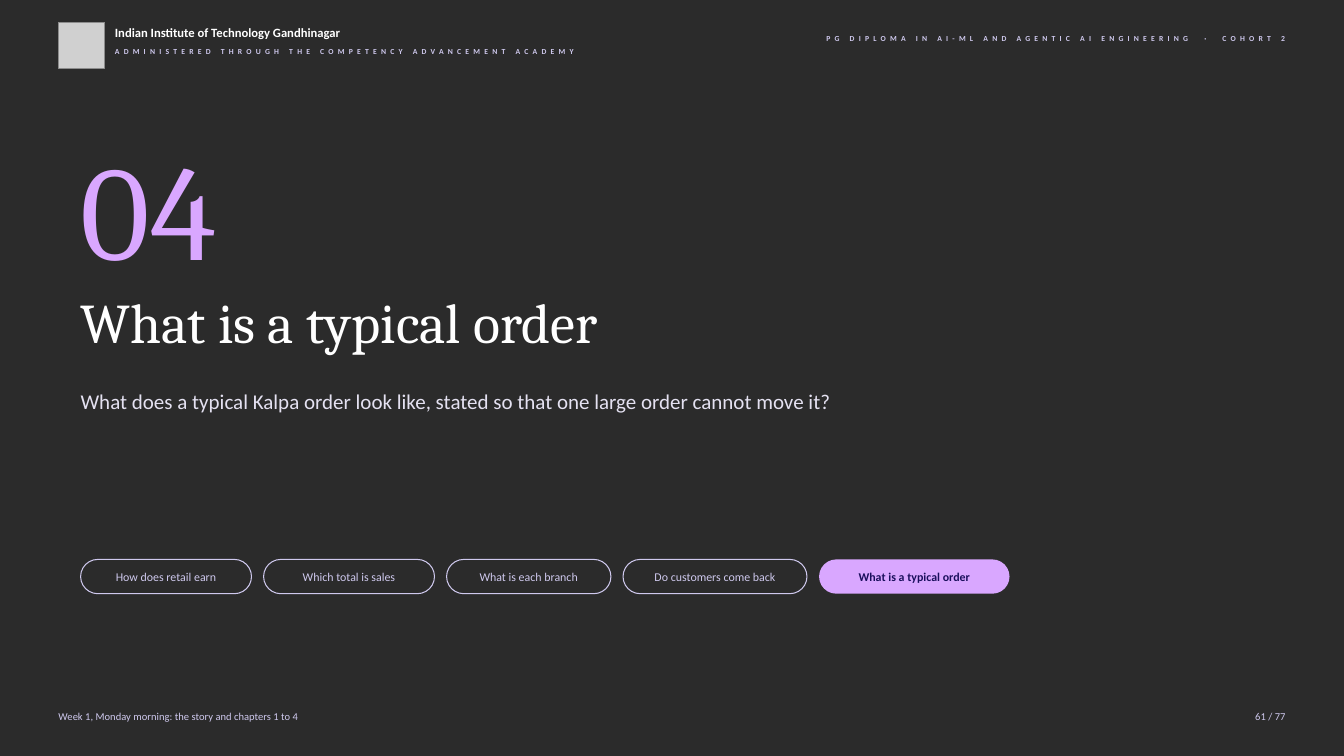
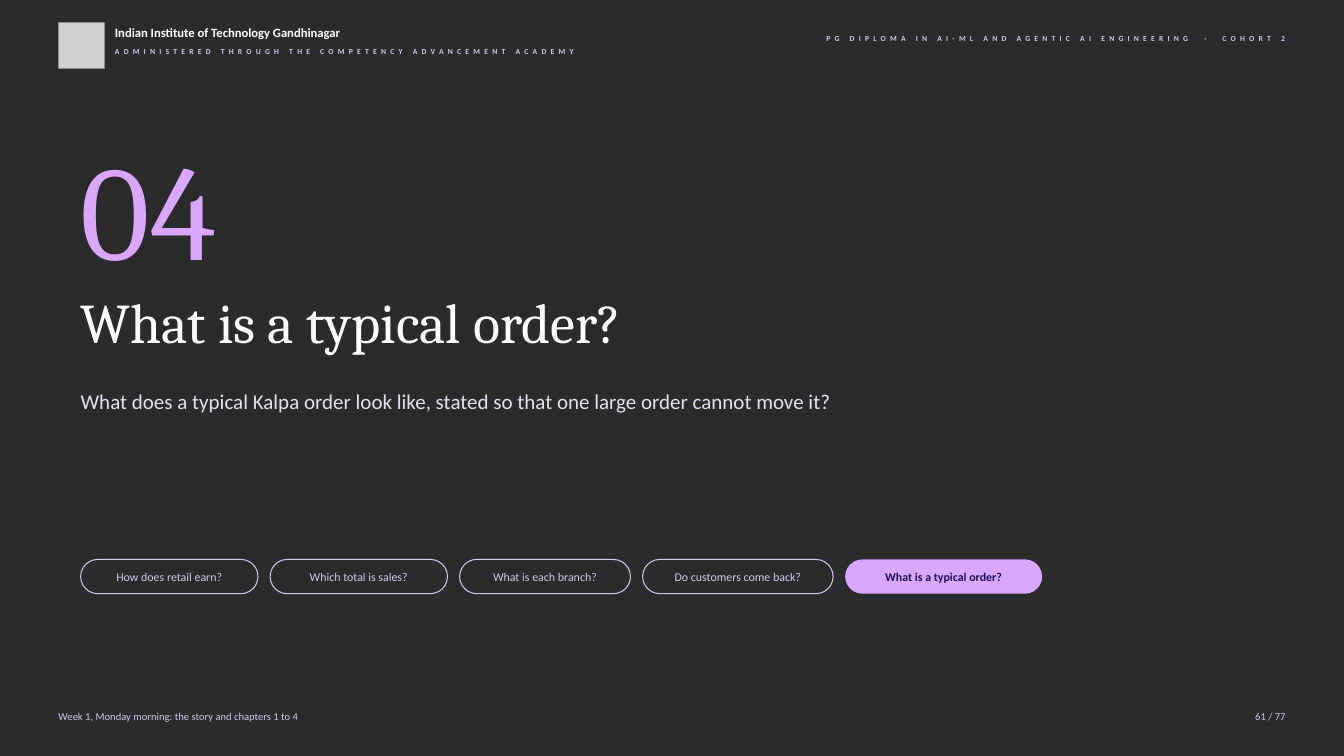
Before and after one commit to fde-academy-lab/c2-content-factory, a slide deck: slide 61 of content/W01/D1/slides/C2_W01_D01_half1_STUDENT.pptx. Drawn at 1344x756 pixels with LibreOffice and Linux fonts; fonts in the diff are those of the drawing; grey boxes stand for pictures; background and template pictures are left out; a plain dark background stands for a picture behind light text. Boxes give left, top, right and bottom in pixels: in the first picture for what was removed or moved away, otherwise in the second. Text is boxed around its words. In the diff, an @@ line names an element or a change of style, - is before the commit and + after.

```diff
--- a/content/W01/D1/slides/C2_W01_D01_half1_STUDENT.pptx
+++ b/content/W01/D1/slides/C2_W01_D01_half1_STUDENT.pptx
@@ text at <box>81,304,621,355</box>: text changed @@
-What is a typical order
+What is a typical order?
@@ rounded rectangle "How does retail earn?": place and size @@
-rounded rectangle "How does retail earn?" at <box>81,560,252,594</box>
+rounded rectangle "How does retail earn?" at <box>81,560,258,594</box>
@@ rounded rectangle "Which total is sales?": place and size @@
-rounded rectangle "Which total is sales?" at <box>264,560,436,594</box>
+rounded rectangle "Which total is sales?" at <box>270,560,448,594</box>
@@ rounded rectangle "What is each branch?": place and size @@
-rounded rectangle "What is each branch?" at <box>447,560,611,594</box>
+rounded rectangle "What is each branch?" at <box>460,560,631,594</box>
@@ rounded rectangle "Do customers come back?": place and size @@
-rounded rectangle "Do customers come back?" at <box>623,560,807,594</box>
+rounded rectangle "Do customers come back?" at <box>643,560,834,594</box>
@@ rounded rectangle "What is a typical order?": place and size @@
-rounded rectangle "What is a typical order?" at <box>820,560,1010,594</box>
+rounded rectangle "What is a typical order?" at <box>845,560,1042,594</box>
@@ text in rounded rectangle at <box>116,572,223,581</box>: text changed @@
-How does retail earn
+How does retail earn?
@@ text in rounded rectangle at <box>310,572,407,581</box>: text changed @@
-Which total is sales
+Which total is sales?
@@ text in rounded rectangle at <box>493,572,597,581</box>: text changed @@
-What is each branch
+What is each branch?
@@ text in rounded rectangle at <box>675,572,801,581</box>: text changed @@
-Do customers come back
+Do customers come back?
@@ text in rounded rectangle at <box>885,572,1002,583</box>: text changed @@
-What is a typical order
+What is a typical order?
```
Also in this commit, not shown: 76 other slides changed, 5 other files.
